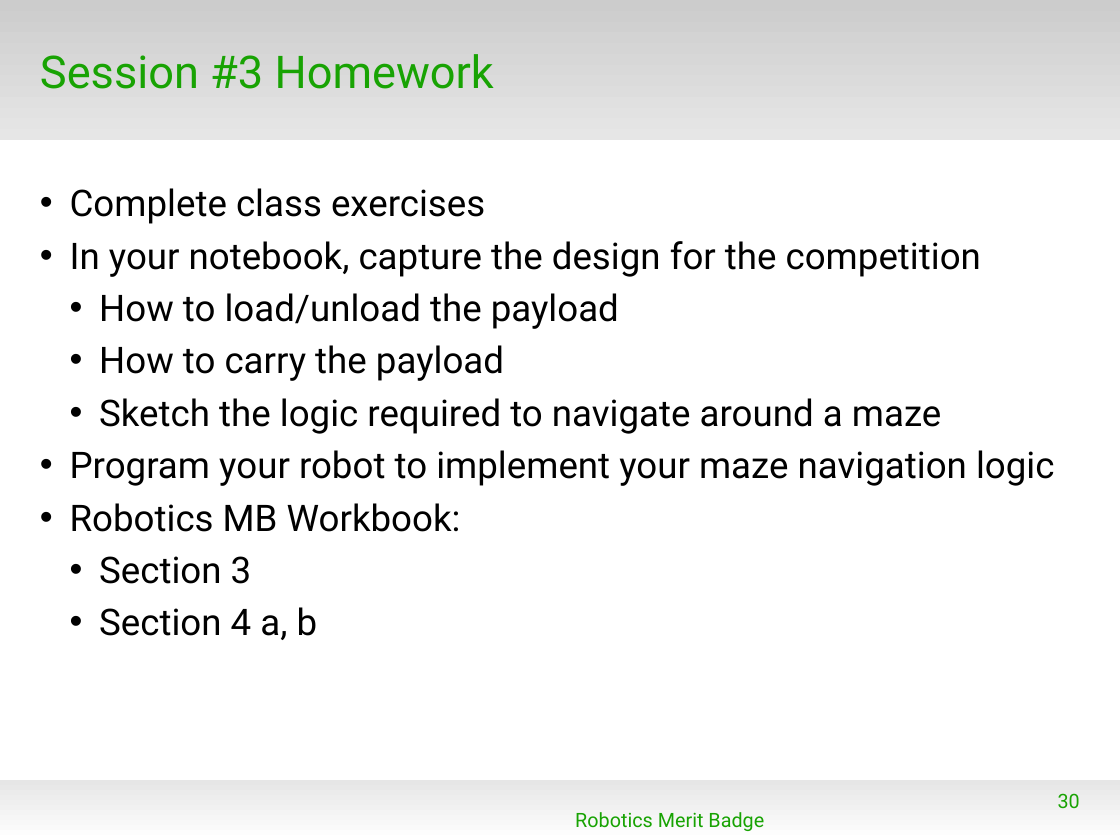
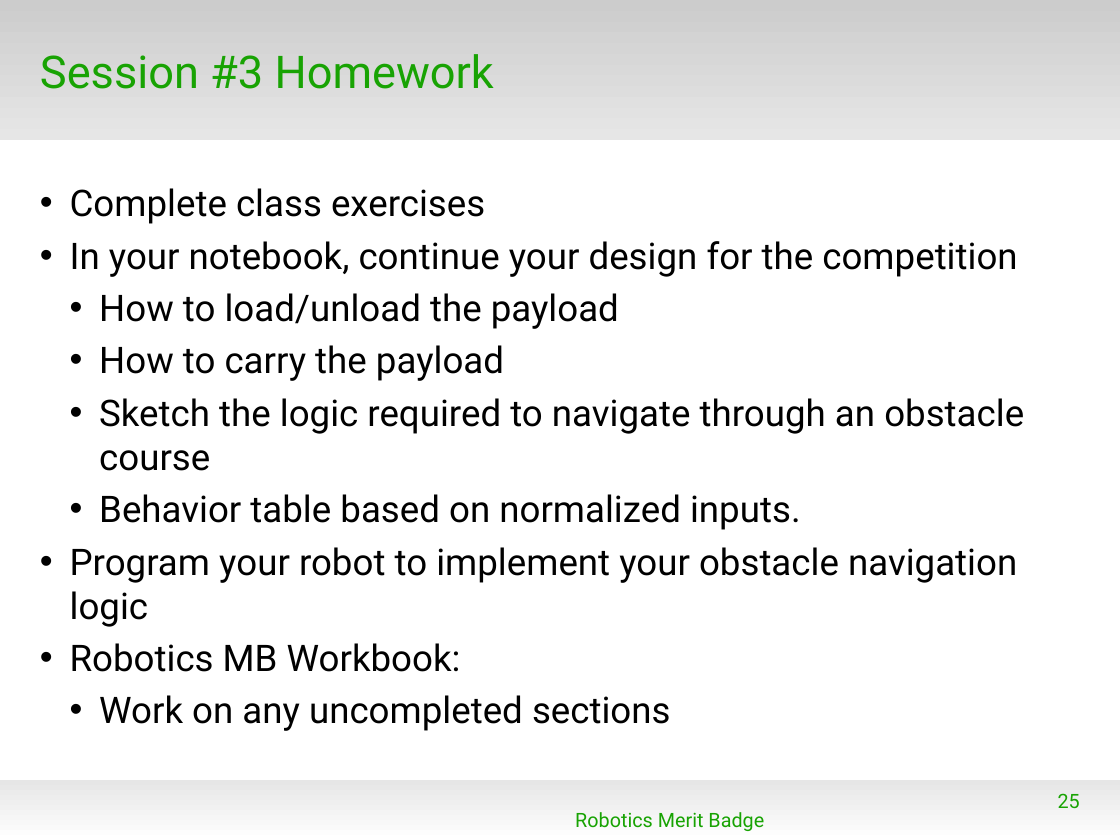
Before and after one commit to spiderman-2099/RoboticsMB, a slide deck: slide 25 of doc/RMB_Session3.odp (slide 30 before the commit). Drawn at 1120x840 pixels with LibreOffice and Linux fonts; fonts in the diff are those of the drawing; background and template pictures are left out. Boxes give left, top, right and bottom in pixels: in the first picture for what was removed or moved away, otherwise in the second. Text is boxed around its words. In the diff, an @@ line names an element or a change of style, - is before the commit and + after.

Commit message:
Session 3 slides and supporting images/data

```diff
--- a/doc/RMB_Session3.odp
+++ b/doc/RMB_Session3.odp
@@ text at bbox=[70, 241, 1017, 277]: text changed @@
-• In your notebook, capture the design for the competition
+• In your notebook, continue your design for the competition
@@ text at bbox=[70, 398, 1024, 627]: text changed @@
-  • Sketch the logic required to navigate around a maze
-• Program your robot to implement your maze navigation logic
+  • Sketch the logic required to navigate through an obstacle course
+  • Behavior table based on normalized inputs.
+• Program your robot to implement your obstacle navigation logic
@@ text at bbox=[99, 556, 318, 636]: text changed @@
-  • Section 3
-  • Section 4 a, b
+  • Work on any uncompleted sections
@@ page number at bbox=[1058, 793, 1080, 808]: text changed @@
-30
+25
```
Also in this commit, not shown: 7 other slides changed, 3 slides added, 8 slides removed, 11 other files.
